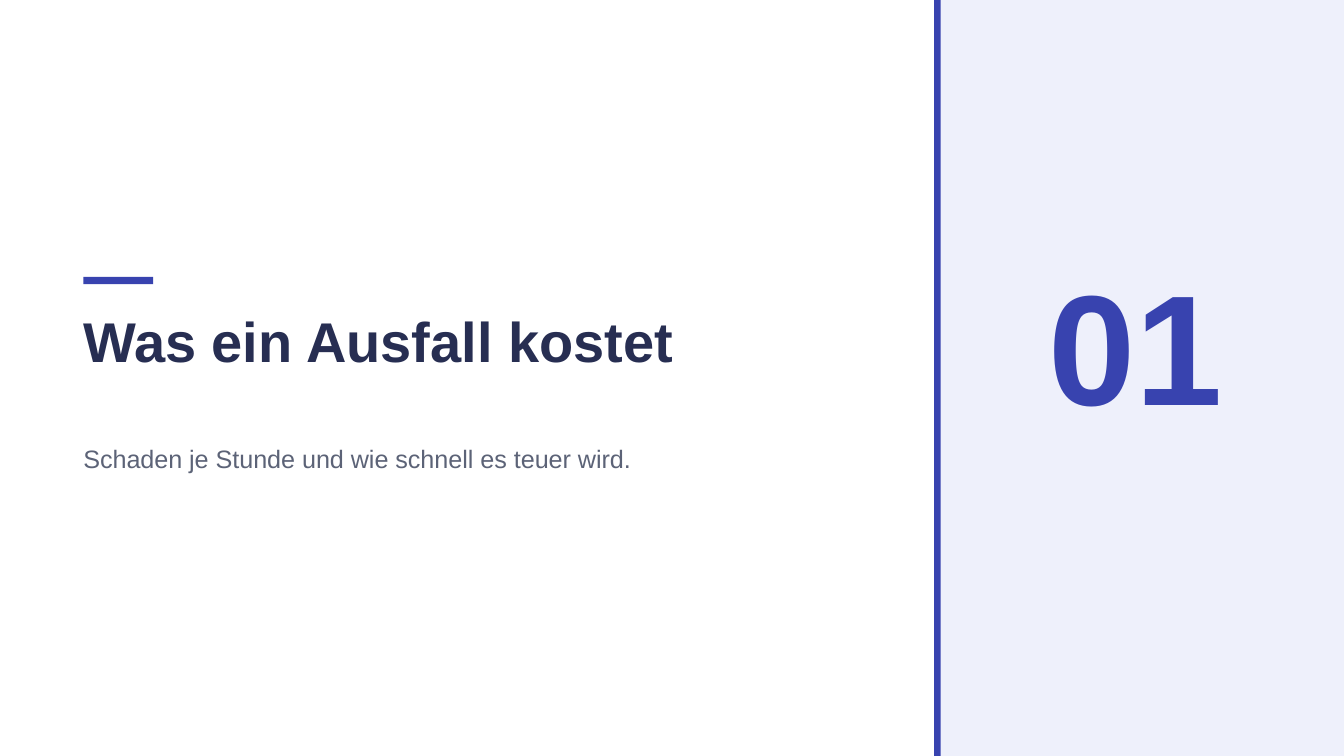
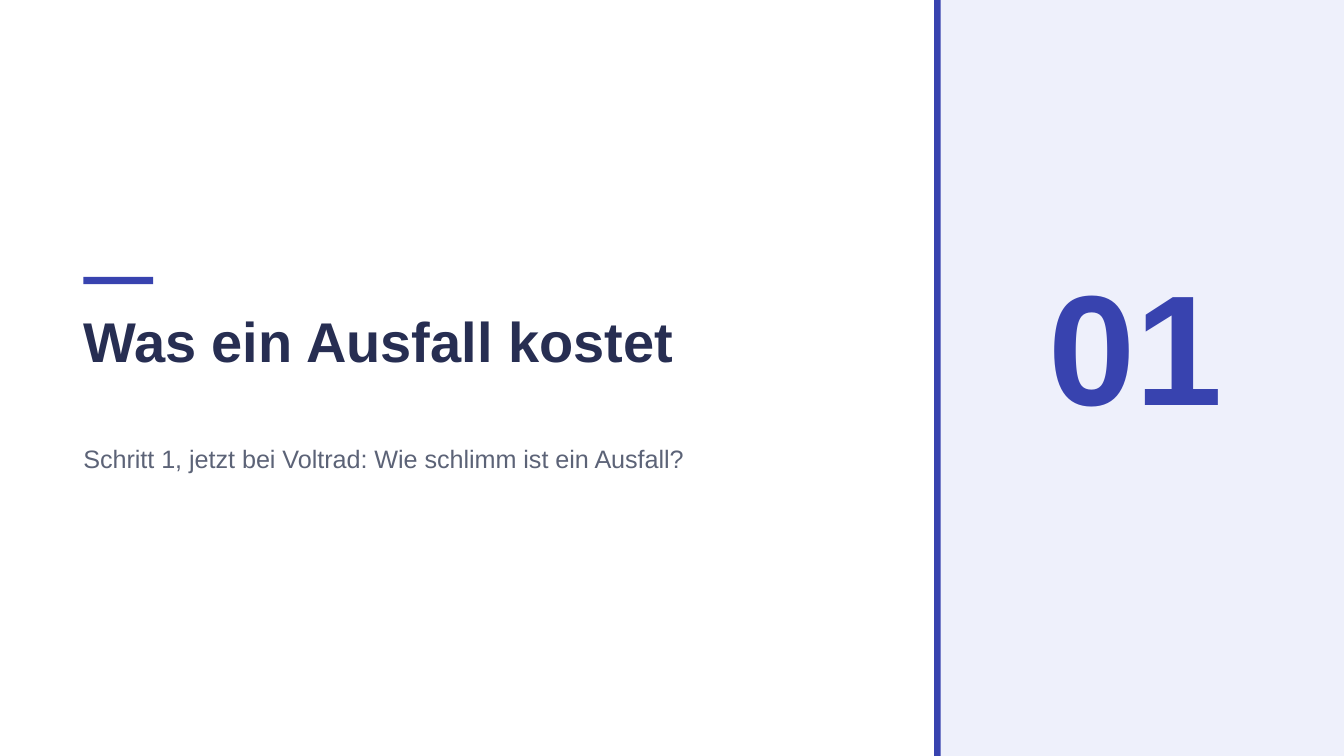
Before and after one commit to JacobMenge/kurs-unterlagen, a slide deck: slide 7 of folien/22-verfuegbarkeit.pptx (slide 5 before the commit). Drawn at 1344x756 pixels with LibreOffice and Linux fonts; fonts in the diff are those of the drawing. Boxes give left, top, right and bottom in pixels: in the first picture for what was removed or moved away, otherwise in the second. Text is boxed around its words. In the diff, an @@ line names an element or a change of style, - is before the commit and + after.

```diff
--- a/folien/22-verfuegbarkeit.pptx
+++ b/folien/22-verfuegbarkeit.pptx
@@ text at (83,449,684,473): text changed @@
-Schaden je Stunde und wie schnell es teuer wird.
+Schritt 1, jetzt bei Voltrad: Wie schlimm ist ein Ausfall?
```
Also in this commit, not shown: 33 other slides changed, 6 slides added, 2 slides removed, 13 other files.
